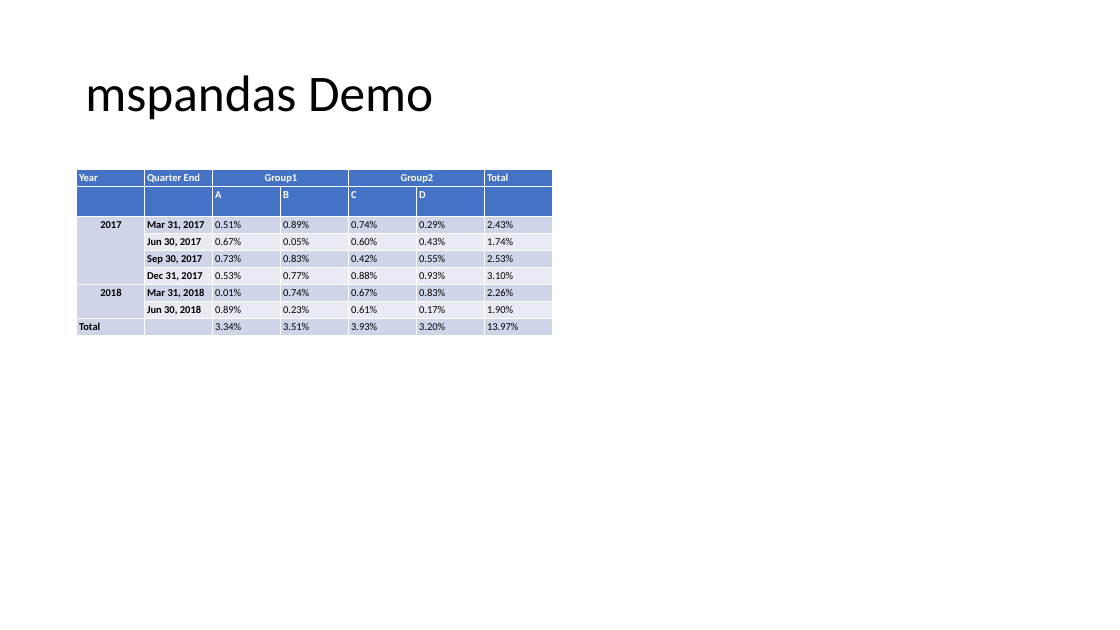
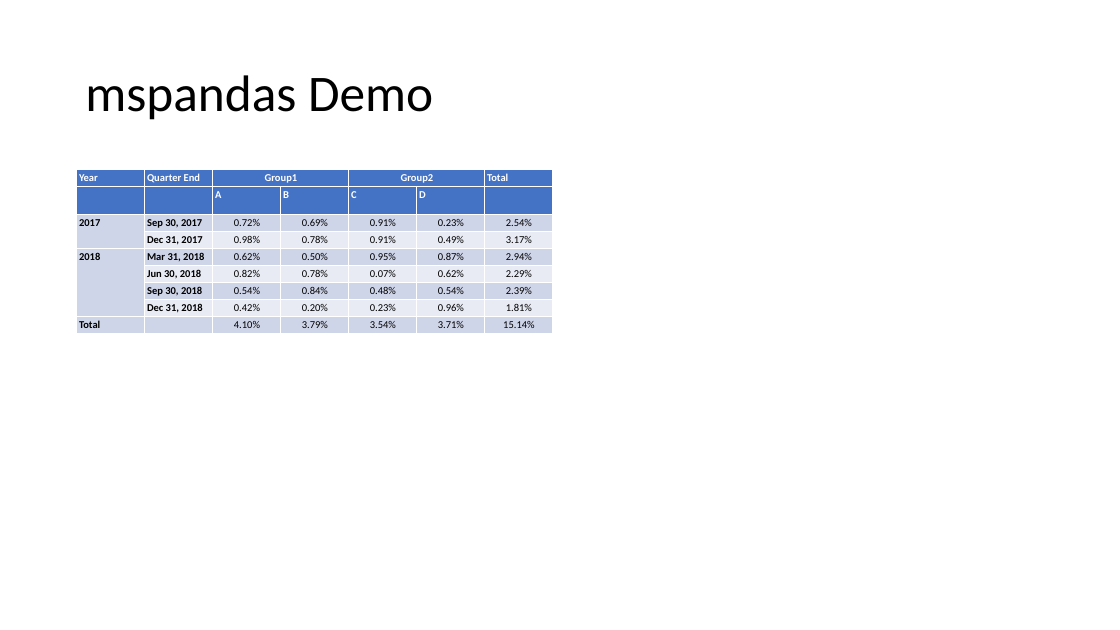
Before and after one commit to knanne/mspandas, a slide deck: slide 1 of examples/example_report.pptx. Drawn at 1120x630 pixels with LibreOffice and Linux fonts; fonts in the diff are those of the drawing. Boxes give left, top, right and bottom in pixels: in the first picture for what was removed or moved away, otherwise in the second. Text is boxed around its words. In the diff, an @@ line names an element or a change of style, - is before the commit and + after.

Commit message:
reorg of utils, new feature align_columns, add requirements.txt

```diff
--- a/examples/example_report.pptx
+++ b/examples/example_report.pptx
@@ table at (77, 170, 554, 332) @@
-row 3: 2017 | Mar 31, 2017 | 0.51% | 0.89% | 0.74% | 0.29% | 2.43%
+row 3: 2017 | Sep 30, 2017 | 0.72% | 0.69% | 0.91% | 0.23% | 2.54%
-row 4:  | Jun 30, 2017 | 0.67% | 0.05% | 0.60% | 0.43% | 1.74%
+row 4:  | Dec 31, 2017 | 0.98% | 0.78% | 0.91% | 0.49% | 3.17%
-row 5:  | Sep 30, 2017 | 0.73% | 0.83% | 0.42% | 0.55% | 2.53%
+row 5: 2018 | Mar 31, 2018 | 0.62% | 0.50% | 0.95% | 0.87% | 2.94%
-row 6:  | Dec 31, 2017 | 0.53% | 0.77% | 0.88% | 0.93% | 3.10%
+row 6: 2018 | Jun 30, 2018 | 0.82% | 0.78% | 0.07% | 0.62% | 2.29%
-row 7: 2018 | Mar 31, 2018 | 0.01% | 0.74% | 0.67% | 0.83% | 2.26%
+row 7: 2018 | Sep 30, 2018 | 0.54% | 0.84% | 0.48% | 0.54% | 2.39%
-row 8:  | Jun 30, 2018 | 0.89% | 0.23% | 0.61% | 0.17% | 1.90%
+row 8:  | Dec 31, 2018 | 0.42% | 0.20% | 0.23% | 0.96% | 1.81%
-row 9: Total |  | 3.34% | 3.51% | 3.93% | 3.20% | 13.97%
+row 9: Total |  | 4.10% | 3.79% | 3.54% | 3.71% | 15.14%
@@ alignment centre to left @@
```
Also in this commit, not shown: 7 other files.
